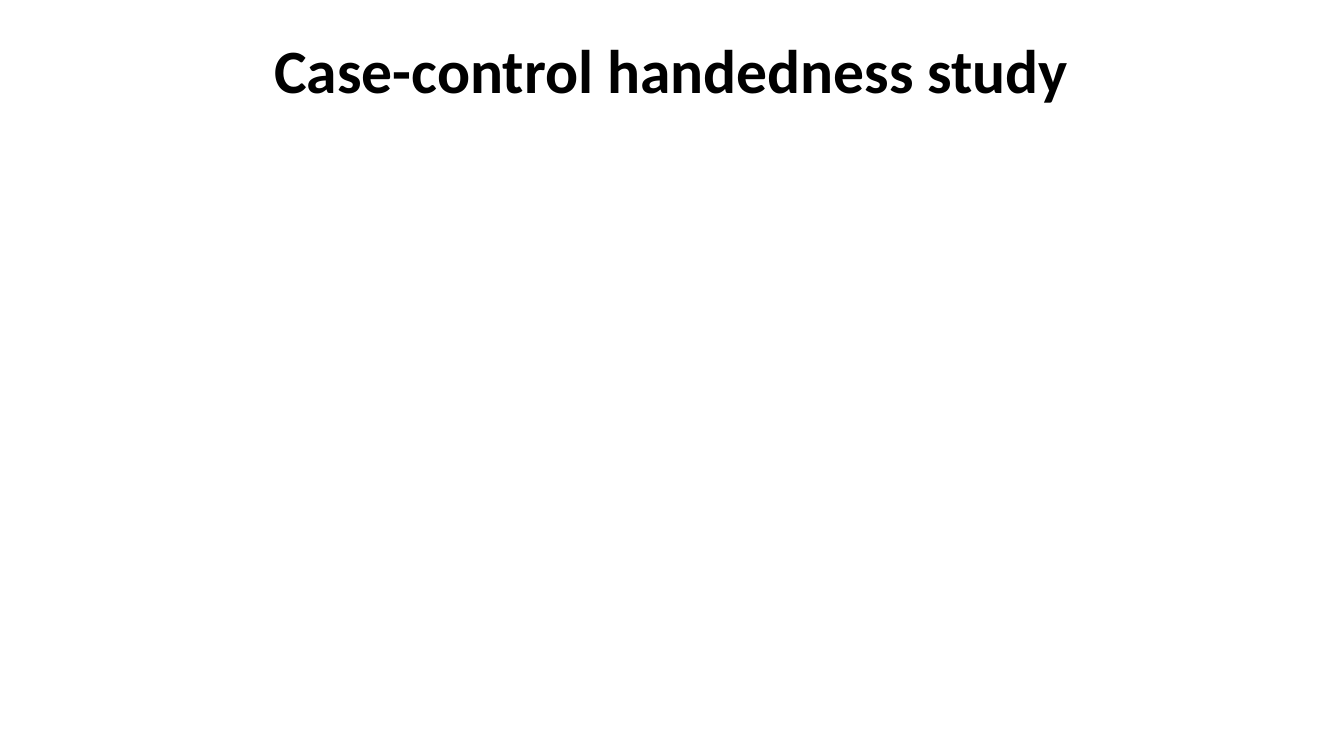
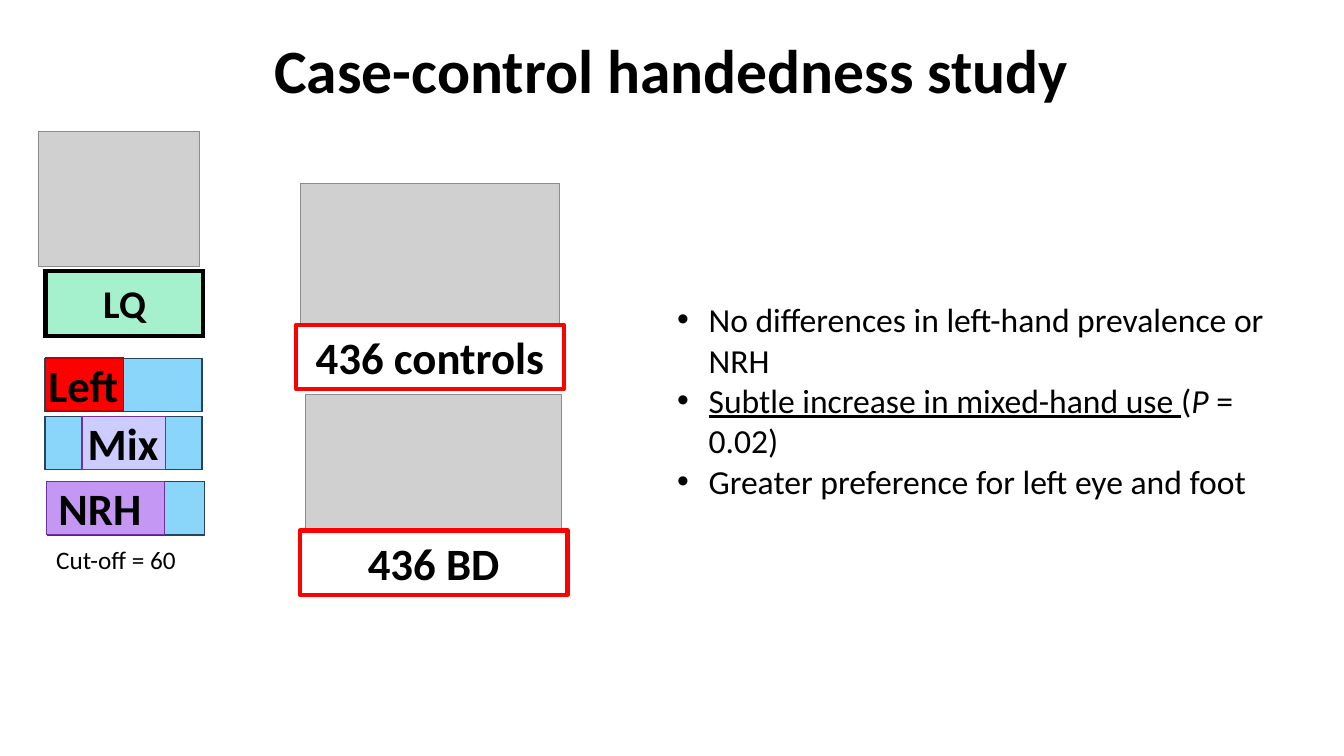
Before and after one commit to igarcia17/EHI_laterality, a slide deck: slide 10 of NorthSeaLateralityCongress_InesGarciaOrtiz.pptx (slide 9 before the commit). Drawn at 1344x756 pixels with LibreOffice and Linux fonts; fonts in the diff are those of the drawing; grey boxes stand for pictures. Boxes give left, top, right and bottom in pixels: in the first picture for what was removed or moved away, otherwise in the second. Text is boxed around its words. In the diff, an @@ line names an element or a change of style, - is before the commit and + after.

```diff
--- a/NorthSeaLateralityCongress_InesGarciaOrtiz.pptx
+++ b/NorthSeaLateralityCongress_InesGarciaOrtiz.pptx
@@ picture added at (x1=38, y1=132, x2=200, y2=266) @@
@@ picture added at (x1=300, y1=184, x2=560, y2=384) @@
@@ rectangle added at (x1=45, y1=271, x2=203, y2=337), fill #A5F1CD, outline #000000 3 pt @@
@@ text added at (x1=103, y1=292, x2=146, y2=323), 28 pt, text #000000, bold @@
+LQ
@@ rectangle added at (x1=296, y1=325, x2=565, y2=389), fill #FFFFFF, outline #FF0000 3 pt, 32 pt, text #000000, bold @@
+436 controls
@@ text added at (x1=709, y1=308, x2=1263, y2=500), 24 pt, text #000000 @@
+• No differences in left-hand prevalence or NRH
+• Subtle increase in mixed-hand use (P = 0.02)
+• Greater preference for left eye and foot
@@ rectangle added at (x1=45, y1=359, x2=203, y2=412), fill #8AD5FA, outline #28445D 1 pt @@
@@ rectangle added at (x1=45, y1=358, x2=123, y2=411), fill #FF0000, outline #C00000 1 pt @@
@@ text added at (x1=48, y1=371, x2=118, y2=414), 32 pt, text #000000, bold @@
+Left
@@ rectangle added at (x1=45, y1=416, x2=203, y2=470), fill #8AD5FA, outline #28445D 1 pt @@
@@ rectangle added at (x1=83, y1=416, x2=166, y2=470), fill #CCCCFF, outline #7030A0 1 pt @@
@@ picture added at (x1=306, y1=394, x2=562, y2=595) @@
@@ text added at (x1=88, y1=428, x2=159, y2=472), 32 pt, text #000000, bold @@
+Mix
@@ rectangle added at (x1=46, y1=482, x2=164, y2=535), fill #C397F3, outline #7030A0 1 pt @@
@@ rectangle added at (x1=47, y1=482, x2=205, y2=535), fill #8AD5FA, outline #28445D 1 pt @@
@@ text added at (x1=58, y1=496, x2=141, y2=537), 32 pt, text #000000, bold @@
+NRH
@@ rectangle added at (x1=299, y1=530, x2=568, y2=595), fill #FFFFFF, outline #FF0000 3 pt, 32 pt, text #000000, bold @@
+436 BD
@@ text added at (x1=56, y1=551, x2=176, y2=570), 18 pt, text #000000 @@
+Cut-off = 60
```
Also in this commit, not shown: 2 other slides changed, 1 slide added, 3 other files.
